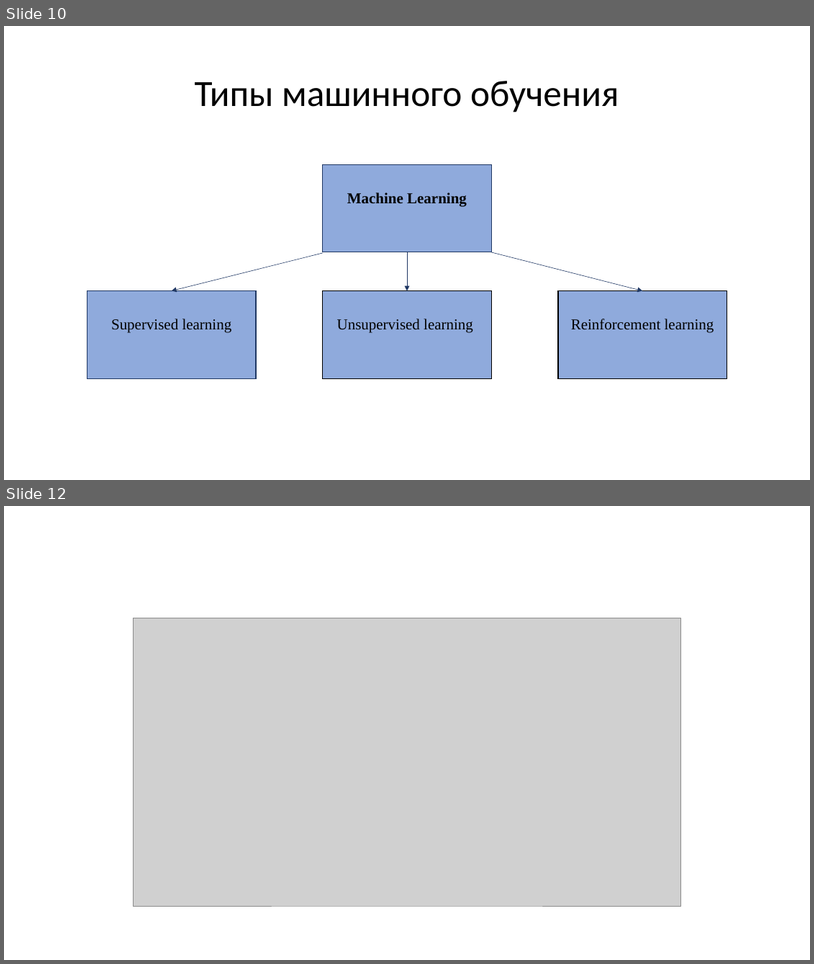
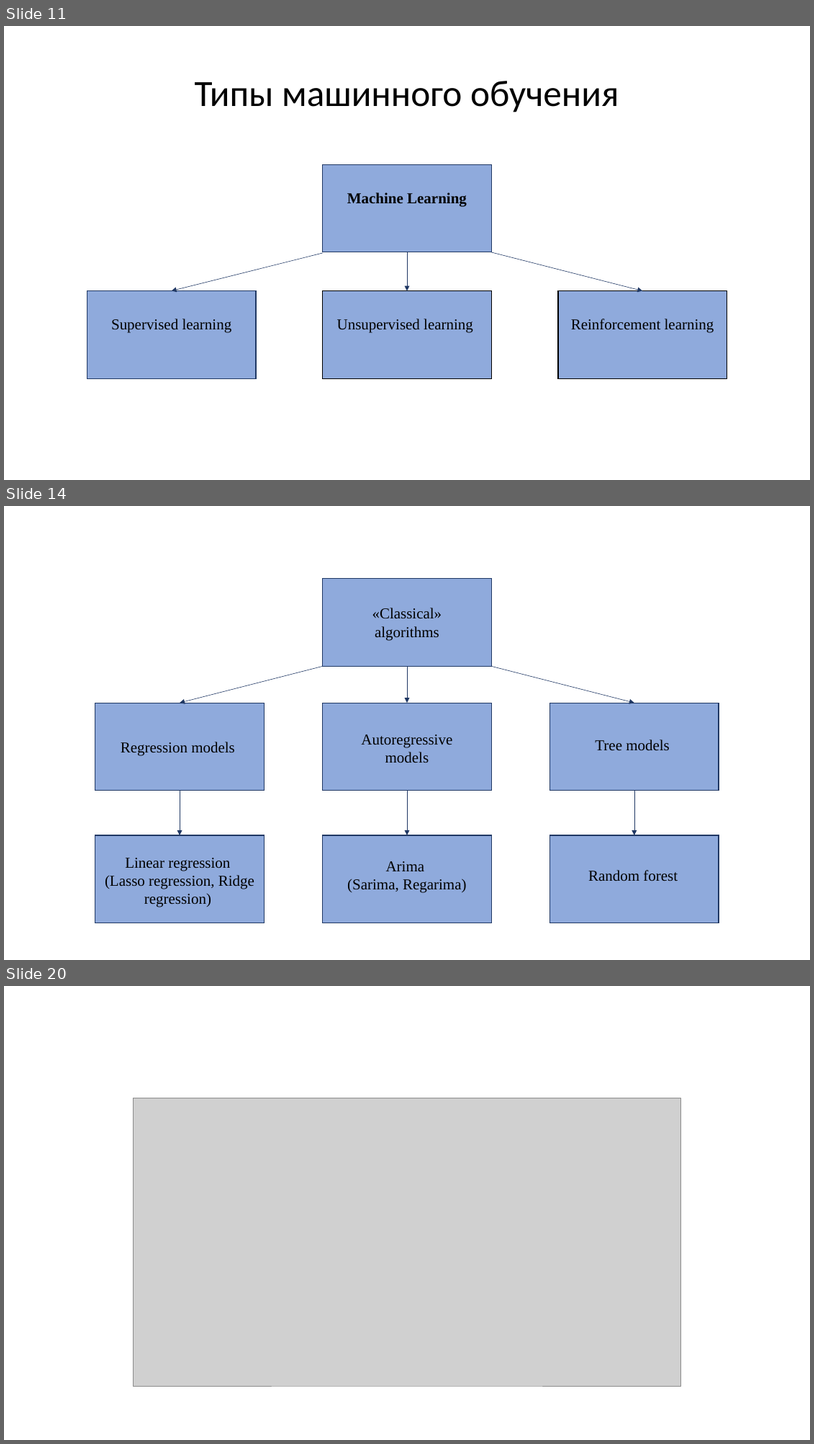
Before and after one commit to nikitapolozok/math_and_computer_science_materials, a slide deck: summary.pptx. Shown one above the other, each under a label of ours: slides 10 and 12 before the commit, slides 11, 14 and 20 after it; the slides between them are not shown. The pictures are 814x964 and 814x1444 pixels, drawn with LibreOffice and Linux fonts; fonts in the diff are those of the drawing; grey boxes stand for pictures. Boxes give left, top, right and bottom in pixels: in the first picture for what was removed or moved away, otherwise in the second. Text is boxed around its words. In the diff, an @@ line names an element or a change of style, - is before the commit and + after.

```diff
--- a/summary.pptx
+++ b/summary.pptx
@@ slide 14 added at [4, 506, 810, 960], background #FFFFFF @@
@@ rectangle added at [323, 579, 491, 667], fill #8FAADC, outline #203864 1 pt @@
@@ text added at [373, 608, 442, 640], 18 pt, text #000000 @@
+«Classical»
+algorithms
@@ arrow added from (323, 667) to (180, 703), #203864 0.5 pt @@
@@ arrow added from (407, 667) to (407, 703), #203864 0.5 pt @@
@@ arrow added from (491, 667) to (635, 703), #203864 0.5 pt @@
@@ rectangle added at [95, 703, 264, 790], fill #8FAADC, outline #203864 1 pt @@
@@ rectangle added at [323, 703, 491, 790], fill #8FAADC, outline #203864 1 pt @@
@@ rectangle added at [550, 703, 719, 790], fill #8FAADC, outline #203864 1 pt @@
@@ text added at [121, 741, 235, 755], 18 pt, text #000000 @@
+Regression models
@@ text added at [361, 734, 453, 762], 18 pt, text #000000 @@
+Autoregressive models
@@ text added at [595, 739, 670, 750], 18 pt, text #000000 @@
+Tree models
@@ arrow added from (180, 790) to (180, 835), #203864 0.5 pt @@
@@ arrow added from (407, 790) to (407, 835), #203864 0.5 pt @@
@@ arrow added from (635, 790) to (635, 835), #203864 0.5 pt @@
@@ rectangle added at [95, 835, 264, 923], fill #8FAADC, outline #203864 1 pt @@
@@ rectangle added at [323, 835, 491, 923], fill #8FAADC, outline #203864 1 pt @@
@@ rectangle added at [550, 835, 719, 923], fill #8FAADC, outline #203864 1 pt @@
@@ text added at [105, 857, 255, 907], 18 pt, text #000000 @@
+Linear regression
+(Lasso regression, Ridge regression)
@@ text added at [347, 861, 467, 893], 18 pt, text #000000 @@
+Arima
+(Sarima, Regarima)
@@ text added at [589, 870, 678, 881], 18 pt, text #000000 @@
+Random forest
@@ what was slide 10 is now slide 11 @@
@@ what was slide 12 is now slide 20 @@
```
Also in this commit, not shown: 2 slides changed, 9 other slides added, 5 slides removed.
